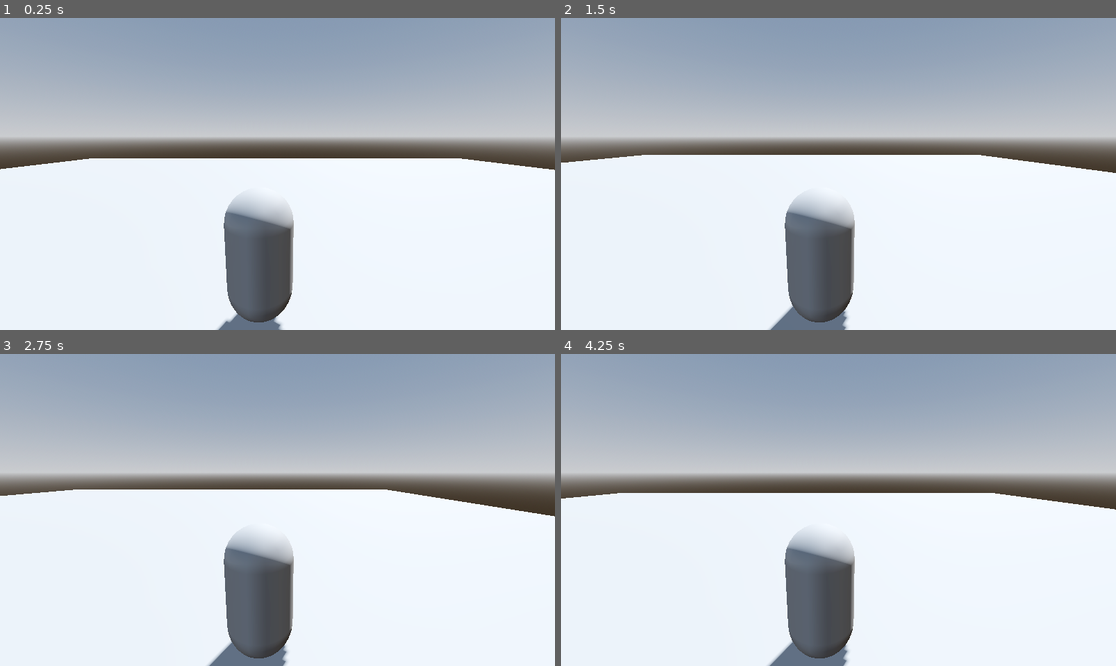
Above: before the commit, frames 1-4 (two rows, left to right).
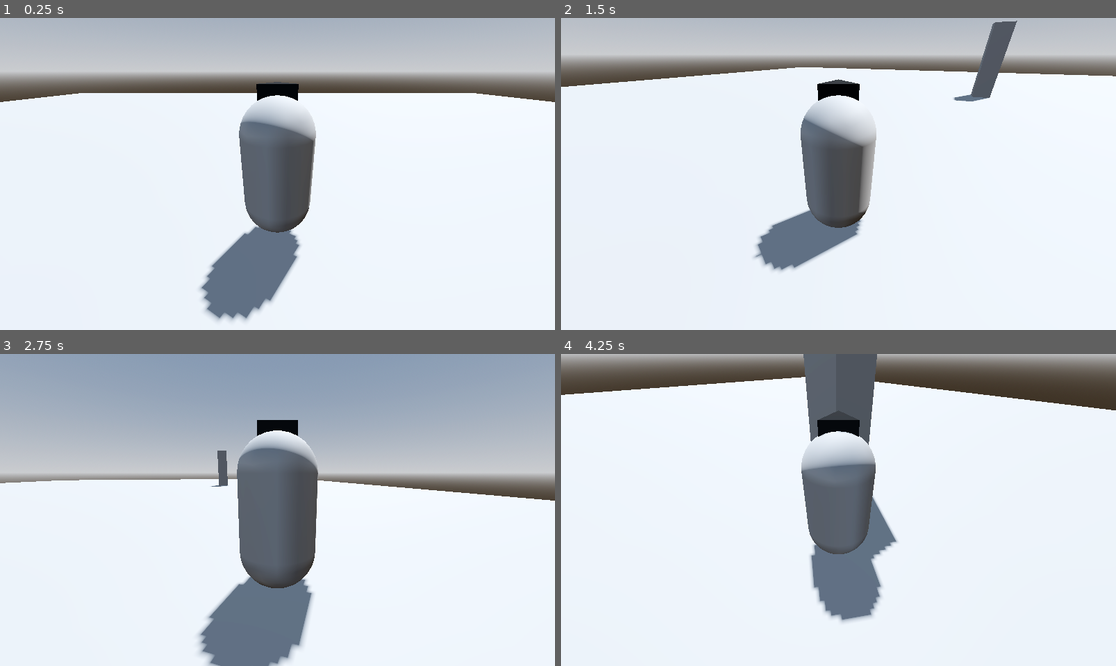
Above: after the commit, the same moments.

Repository: fl9b0y/my_godot_walking_simulator
Game: Godot game, scene res://scenes/world.tscn
Same seed, same stepped clock (60 frames per second), same inputs: the game is played once before the commit and once after it.
Inputs (mouse positions are in pixels of both pictures, inside the frame that each line leads up to):
- Up to frame 1 (0.25 s): no input
- Up to frame 2 (1.5 s): tap Enter (ui_accept) at 0.5, 0.77 s; move the mouse to (960, 158) at 0.52 s; hold D (Right) 0.53-1.28 s; hold Shift (Sprint) 0.53-1.28 s; move the mouse to (727, 189) at 1.27 s; hold S (Backwards) from 1.28 s (still down); tap Shift (Sprint) at 1.35 s
- Up to frame 3 (2.75 s): tap Enter (ui_accept) at 1.52 s; move the mouse to (333, 441) at 2.02 s; release S (Backwards) at 2.03 s; hold D (Right) from 2.03 s (still down); hold Shift (Sprint) from 2.03 s (still down)
- Up to frame 4 (4.25 s): move the mouse to (810, 572) at 2.77 s; release D (Right) at 2.78 s; release Shift (Sprint) at 2.78 s; hold W (Forwards) 2.78-3.53 s; tap Shift (Sprint) at 2.85 s; tap Enter (ui_accept) at 3.02, 3.77 s; move the mouse to (1005, 556) at 3.52 s; hold A (Left) from 3.53 s (still down); hold Shift (Sprint) from 3.53 s (still down); tap Escape (ui_cancel) at 4.15 s

The runs differ from the first frame. In frame 1, 51% of the frame differs, in the area x 0-100%, y 0-100%; in frame 2, 51%; in frame 3, 12%; in frame 4, 53%.

Commit message:
added mouse controls

Diff:
--- a/scenes/player.tscn
+++ b/scenes/player.tscn
@@ -5,6 +5,12 @@
 [sub_resource type="CapsuleMesh" id="CapsuleMesh_sh265"]
 
 [sub_resource type="CapsuleShape3D" id="CapsuleShape3D_4flbx"]
+
+[sub_resource type="PrismMesh" id="PrismMesh_3vyb7"]
+size = Vector3(0.5, 0.5, 0.5)
+
+[sub_resource type="StandardMaterial3D" id="StandardMaterial3D_g2els"]
+albedo_color = Color(0, 0, 0, 1)
 
 [node name="player" type="CharacterBody3D" unique_id=465516831]
 script = ExtResource("1_4flbx")
@@ -14,3 +20,14 @@
 
 [node name="CollisionShape3D" type="CollisionShape3D" parent="." unique_id=1037476643]
 shape = SubResource("CapsuleShape3D_4flbx")
+
+[node name="camera_pivot" type="Node3D" parent="." unique_id=1211185211]
+transform = Transform3D(1, 0, 0, 0, 1, 0, 0, 0, 1, 0, 1, 0)
+
+[node name="player_camera" type="Camera3D" parent="camera_pivot" unique_id=913770690]
+transform = Transform3D(1, 0, 0, 0, 0.8926724, 0.45070618, 0, -0.45070618, 0.8926724, 0, 0.25883436, 2.6322293)
+
+[node name="MeshInstance3D2" type="MeshInstance3D" parent="." unique_id=324525729]
+transform = Transform3D(1, 0, 0, 0, 2.9802322e-08, 1.0000001, 0, -1.0000001, 2.9802322e-08, 0, 0.87641335, -0.25062194)
+mesh = SubResource("PrismMesh_3vyb7")
+surface_material_override/0 = SubResource("StandardMaterial3D_g2els")
--- a/scenes/world.tscn
+++ b/scenes/world.tscn
@@ -31,9 +31,11 @@
 
 [node name="player" parent="." unique_id=465516831 instance=ExtResource("2_4wyf3")]
 transform = Transform3D(1, 0, 0, 0, 1, 0, 0, 0, 1, 0, 2, 0)
-
-[node name="Camera3D" type="Camera3D" parent="player" unique_id=1103447788]
-transform = Transform3D(1, 0, 0, 0, 0.98333436, 0.1818065, 0, -0.1818065, 0.9833343, 0.2652812, 1.7219524, 2.7870216)
+sensitivity = 500
 
 [node name="point_B" parent="." unique_id=383057638 instance=ExtResource("3_4wyf3")]
 transform = Transform3D(1, 0, 0, 0, 1, 0, 0, 0, 1, 0, 2.2728188, -3)
+
+[node name="CSGBox3D" type="CSGBox3D" parent="." unique_id=861329865]
+transform = Transform3D(1, 0, 0, 0, 1, 0, 0, 0, 1, 7, 2.5, 0)
+size = Vector3(1, 4, 1)
--- a/scripts/player.gd
+++ b/scripts/player.gd
@@ -4,9 +4,15 @@
 const SPEED = 5.0
 const JUMP_VELOCITY = 4.5
 
+@export var sensitivity = 1000
+
+func _ready() -> void:
+	Input.mouse_mode = Input.MOUSE_MODE_CAPTURED
 
 func _physics_process(delta: float) -> void:
 	# Add the gravity.
+	if Input.is_action_just_pressed("ui_cancel"):
+		Input.mouse_mode = Input.MOUSE_MODE_VISIBLE
 	if not is_on_floor():
 		velocity += get_gravity() * delta
 
@@ -20,6 +26,7 @@
 	var direction := (transform.basis * Vector3(input_dir.x, 0, input_dir.y)).normalized()
 
 
+
 	if direction:
 		velocity.x = direction.x * SPEED
 		velocity.z = direction.z * SPEED
@@ -31,3 +38,10 @@
 
 
 	move_and_slide()
+
+func _input(event):
+	if event is InputEventMouseMotion:
+		rotation.y -= event.relative.x /sensitivity
+
+		$camera_pivot.rotation.x -= event.relative.y/sensitivity
+		$camera_pivot.rotation.x =clamp($camera_pivot.rotation.x,deg_to_rad(-45),deg_to_rad(90))
